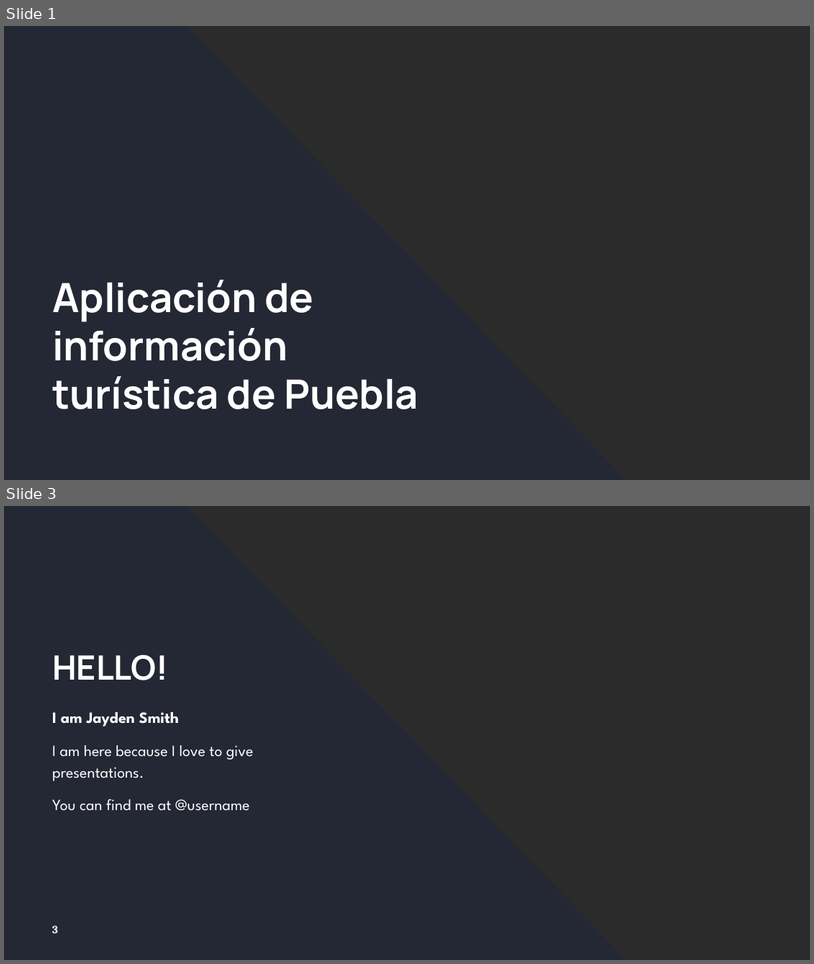
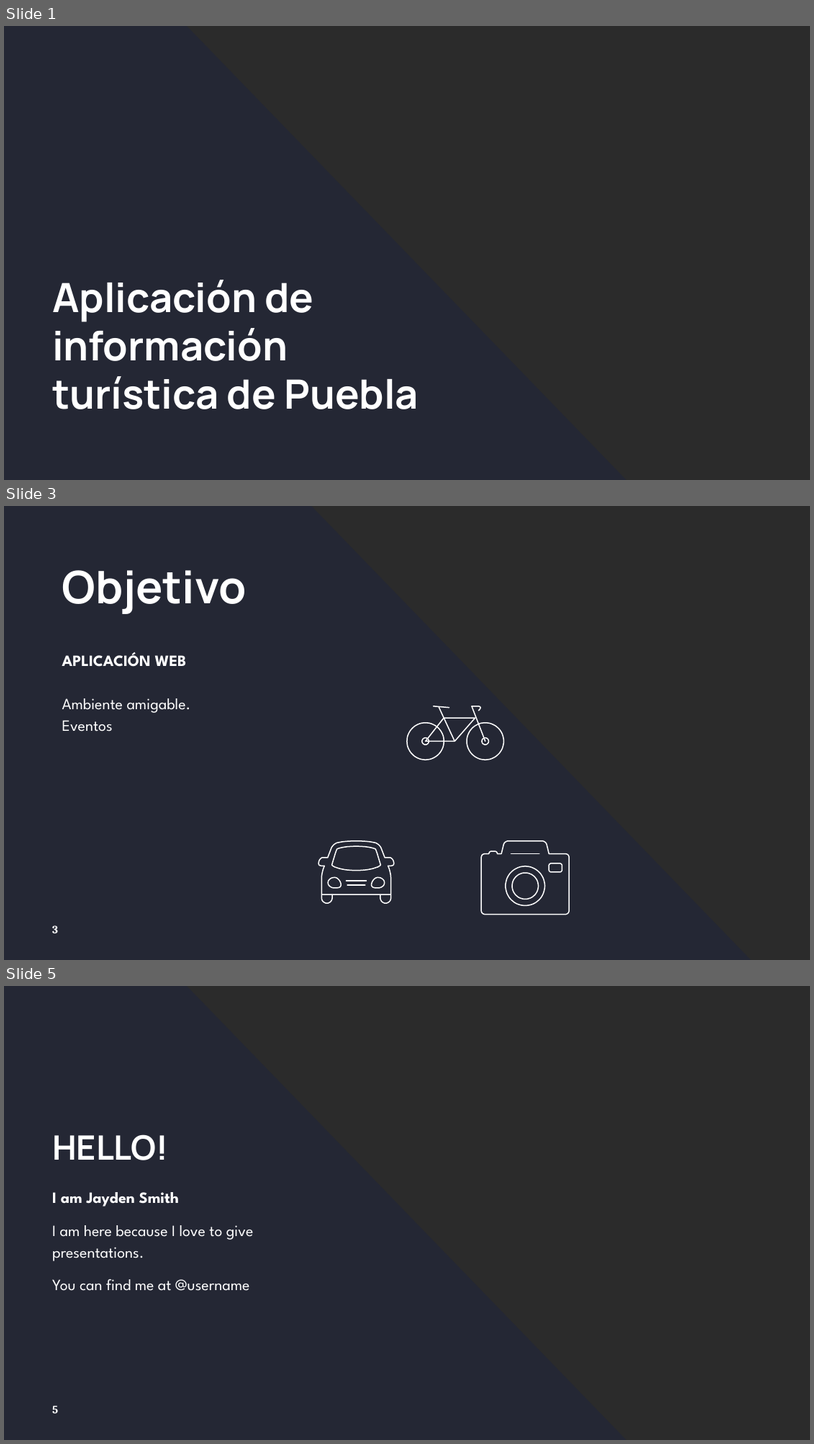
Before and after one commit to EsteBrav/Proyecto-4to-Semestre, a slide deck: Presentacion de Propuestas.pptx. Shown one above the other, each under a label of ours: slides 1 and 3 before the commit, slides 1, 3 and 5 after it; the slides between them are not shown. The pictures are 814x964 and 814x1444 pixels, drawn with LibreOffice and Linux fonts; fonts in the diff are those of the drawing; background and template pictures are left out; a plain dark background stands for a picture behind light text. Boxes give left, top, right and bottom in pixels: in the first picture for what was removed or moved away, otherwise in the second. Text is boxed around its words. In the diff, an @@ line names an element or a change of style, - is before the commit and + after.

```diff
--- a/Presentacion de Propuestas.pptx
+++ b/Presentacion de Propuestas.pptx
@@ slide 3 added at box(4, 506, 810, 960), background picture (left out) @@
@@ freeform shape added at box(4, 506, 751, 960), fill #212539 at 65% opacity @@
@@ title added at box(62, 570, 247, 614), 40 pt, text #FFFFFF, bold @@
+Objetivo
@@ text added at box(62, 652, 191, 731), 14 pt, text #FFFFFF @@
+APLICACIÓN WEB
+Ambiente amigable.
+Eventos
@@ group added at box(407, 706, 504, 760): 7 freeform shapes @@
@@ group added at box(481, 841, 569, 914): 5 freeform shapes @@
@@ group added at box(319, 841, 394, 903): 8 freeform shapes @@
@@ page number added at box(52, 925, 58, 933), 10 pt, text #FFFFFF, bold @@
+3
@@ what was slide 3 is now slide 5 @@
@@ page number at box(52, 1405, 58, 1413): text changed @@
-3
+5
```
Also in this commit, not shown: 3 slides changed, 2 other slides added, 2 slides removed, 34 other files.
